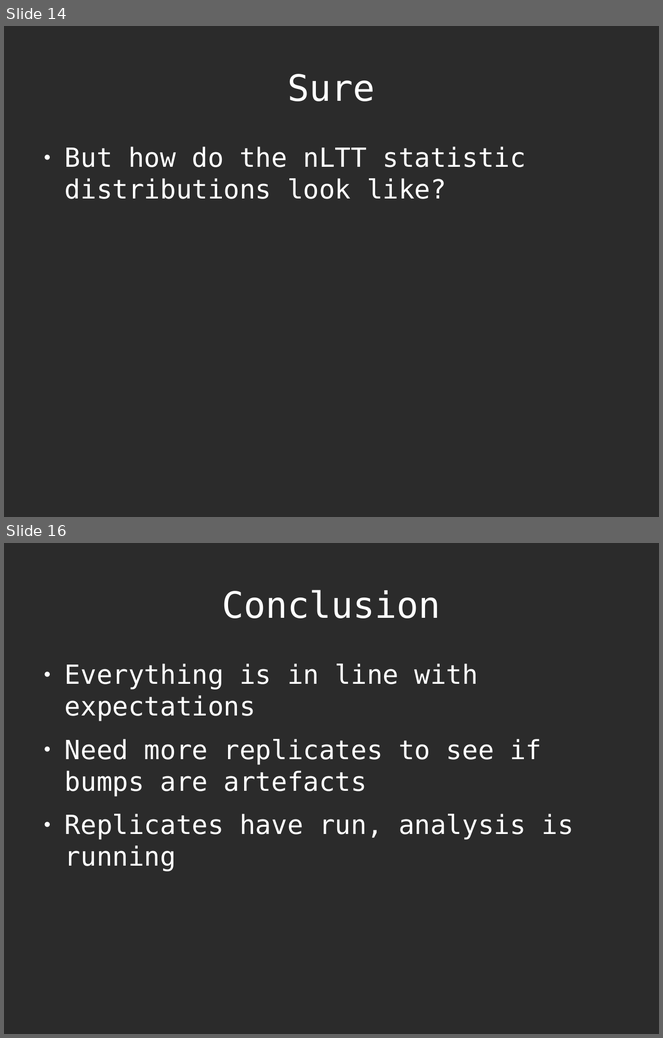
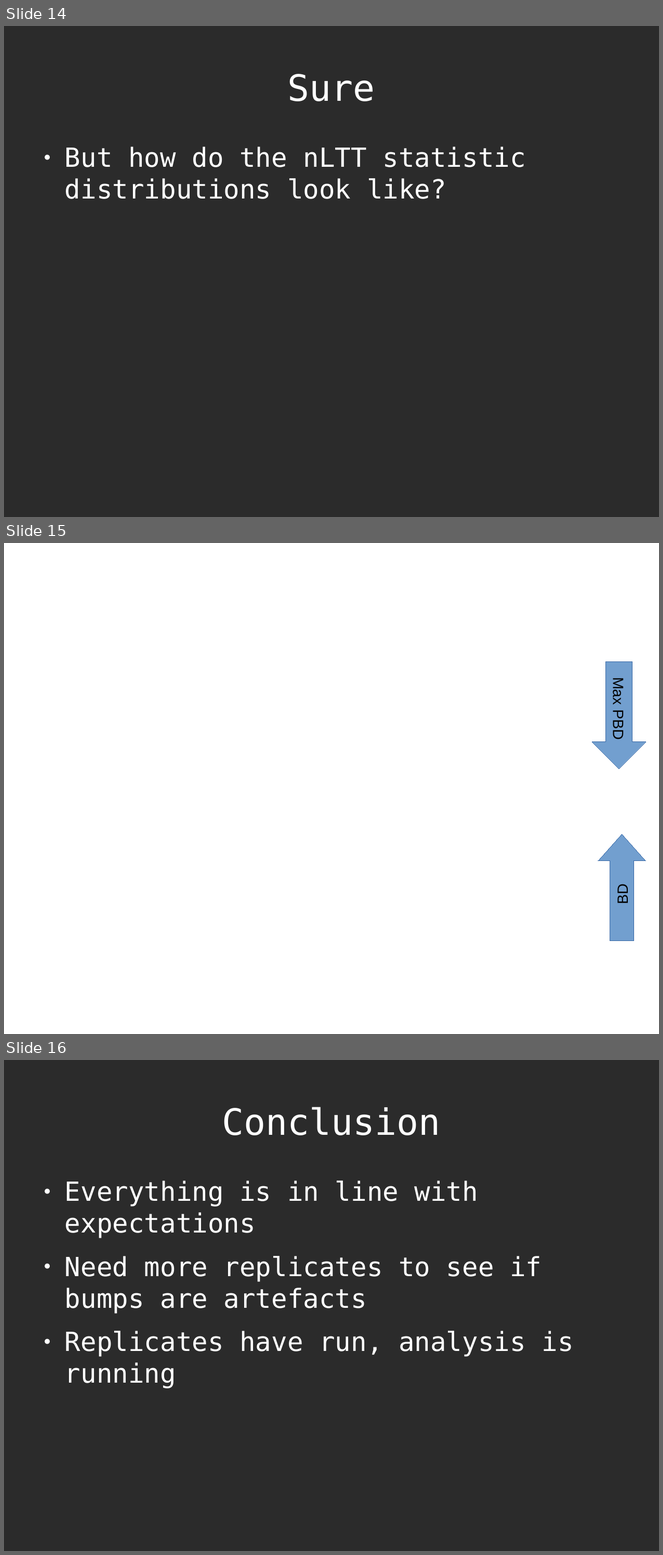
Before and after one commit to richelbilderbeek/Science, a slide deck: Bilderbeek20161103TeceMeeting/20161103TeceMeeting.odp. Shown one above the other, each under a label of ours: slides 14 and 16 before the commit, slides 14, 15 and 16 after it; the slides between them are not shown. The pictures are 663x1038 and 663x1555 pixels, drawn with LibreOffice and Linux fonts; fonts in the diff are those of the drawing; background and template pictures are left out; a plain dark background stands for a picture behind light text. Boxes give left, top, right and bottom in pixels: in the first picture for what was removed or moved away, otherwise in the second. Text is boxed around its words. In the diff, an @@ line names an element or a change of style, - is before the commit and + after.

```diff
--- a/Bilderbeek20161103TeceMeeting/20161103TeceMeeting.odp
+++ b/Bilderbeek20161103TeceMeeting/20161103TeceMeeting.odp
@@ slide 15 added at (4, 543, 659, 1034), background picture (left out) @@
@@ right arrow added at (593, 662, 646, 769), fill #729FCF, outline #3465A4 0 pt, 18 pt, text #000000 @@
+Max PBD
@@ right arrow added at (598, 834, 646, 941), fill #729FCF, outline #3465A4 0 pt, 18 pt, text #000000 @@
+BD
```
Also in this commit, not shown: 3 slides changed, 1 slide removed.
